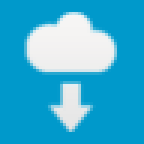
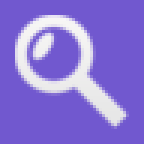
Before/after of a 144 × 144 layered artwork. What changed in the layer stack:
removed layer "Pasted Layer #1" over [24, 12, 120, 132]
painted on "margin" over [0, 0, 144, 144]
showed "Pasted Layer", painted on it over [15, 12, 129, 135]
painted on "background" over [0, 0, 144, 144]
